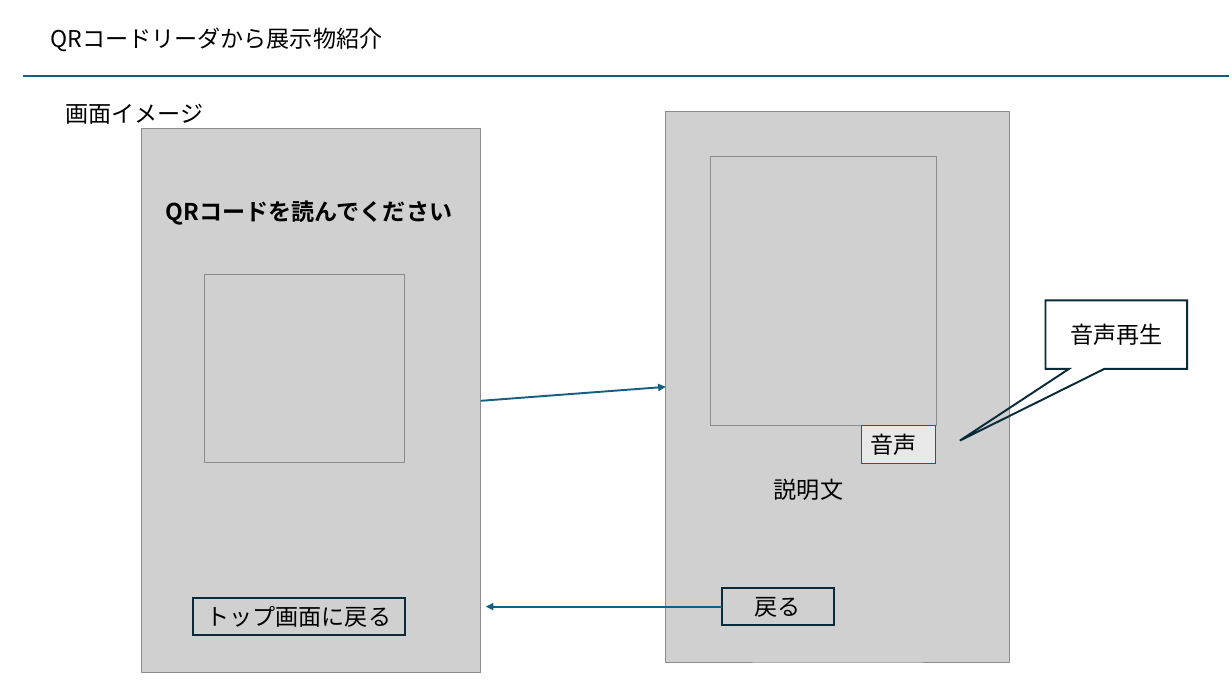
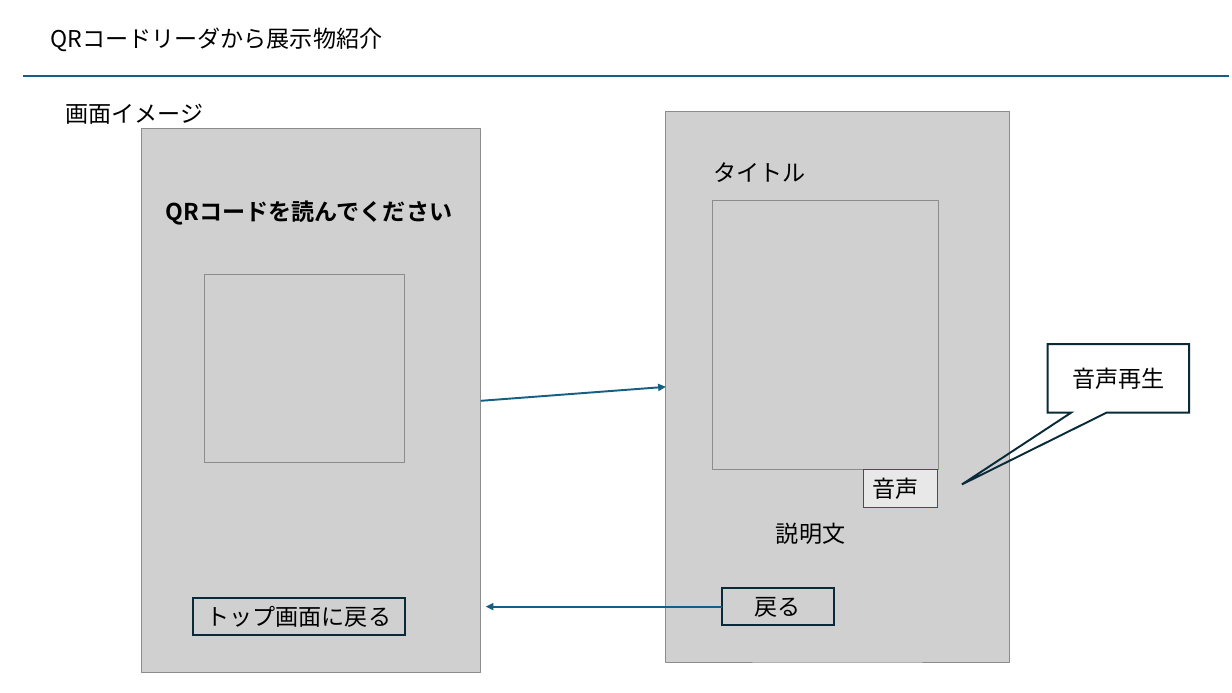
Before and after one commit to kaze-lab/museum_app_proj, a slide deck: slide 4 of 展示物アプリ仕様.pptx. Drawn at 1232x693 pixels with LibreOffice and Linux fonts; fonts in the diff are those of the drawing; grey boxes stand for pictures. Boxes give left, top, right and bottom in pixels: in the first picture for what was removed or moved away, otherwise in the second. Text is boxed around its words. In the diff, an @@ line names an element or a change of style, - is before the commit and + after.

```diff
--- a/展示物アプリ仕様.pptx
+++ b/展示物アプリ仕様.pptx
@@ text added at (713,162,805,182), 18 pt, text #000000 @@
+タイトル
@@ 1 picture, 1 rectangle, 1 speech box, 1 text: place and size @@
-1 picture, 1 rectangle, 1 speech box, 1 text at (711,156,1188,500)
+1 picture, 1 rectangle, 1 speech box, 1 text at (713,200,1189,544)
```
Also in this commit, not shown: 3 slides added, 15 slides removed, 2 other files.
